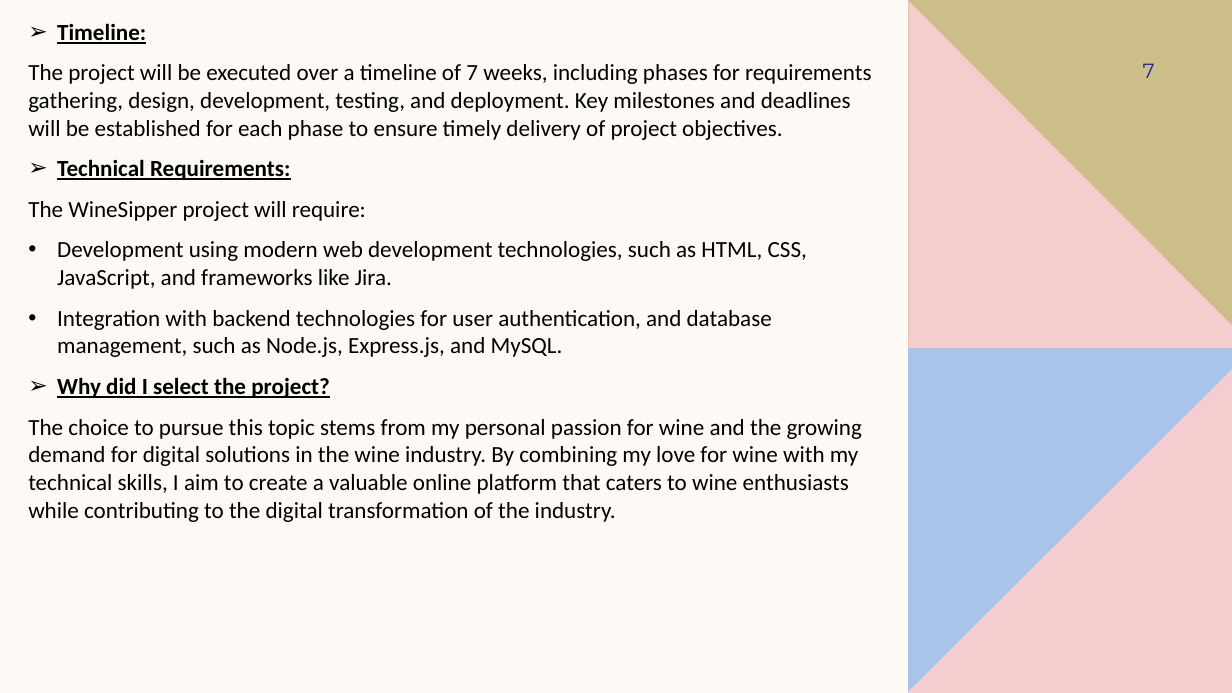
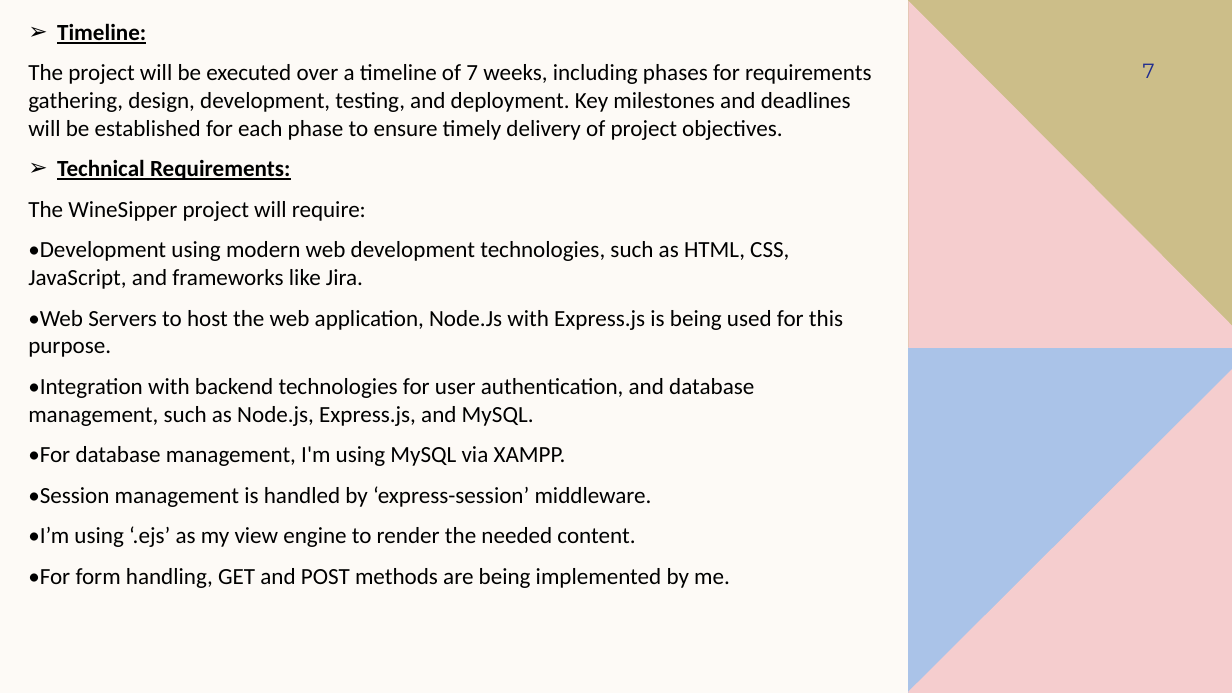
Before and after one commit to Satyamb-03/Web-Dev-WineSipper-, a slide deck: slide 7 of Project/WINE CATALOGUE.pptx. Drawn at 1232x693 pixels with LibreOffice and Linux fonts; fonts in the diff are those of the drawing. Boxes give left, top, right and bottom in pixels: in the first picture for what was removed or moved away, otherwise in the second. Text is boxed around its words. In the diff, an @@ line names an element or a change of style, - is before the commit and + after.

```diff
--- a/Project/WINE CATALOGUE.pptx
+++ b/Project/WINE CATALOGUE.pptx
@@ text at (28, 241, 843, 588): text changed @@
-• Development using modern web development technologies, such as HTML, CSS, JavaScript, and frameworks like Jira.
-• Integration with backend technologies for user authentication, and database management, such as Node.js, Express.js, and MySQL.
-➢ Why did I select the project?
-The choice to pursue this topic stems from my personal passion for wine and the growing demand for digital solutions in the wine industry. By combining my love for wine with my technical skills, I aim to create a valuable online platform that caters to wine enthusiasts while contributing to the digital transformation of the industry.
+•Development using modern web development technologies, such as HTML, CSS, JavaScript, and frameworks like Jira.
+•Web Servers to host the web application, Node.Js with Express.js is being used for this purpose.
+•Integration with backend technologies for user authentication, and database management, such as Node.js, Express.js, and MySQL.
+•For database management, I'm using MySQL via XAMPP.
+•Session management is handled by ‘express-session’ middleware.
+•I’m using ‘.ejs’ as my view engine to render the needed content.
+•For form handling, GET and POST methods are being implemented by me.
```
Also in this commit, not shown: 1 slide added.
